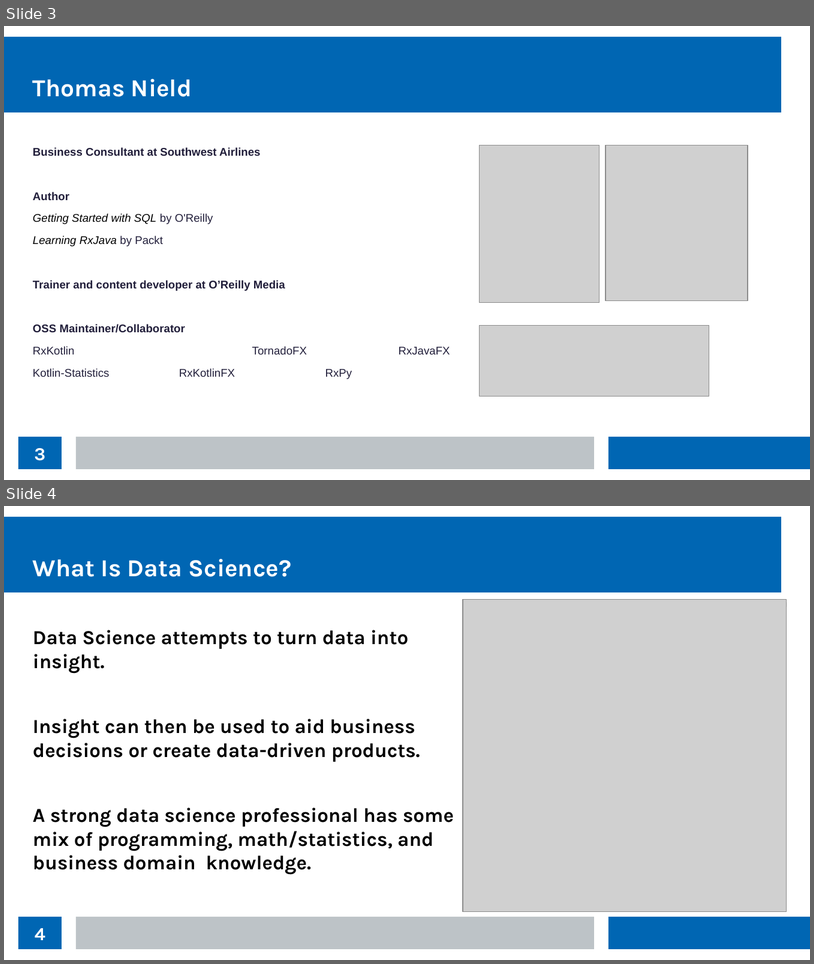
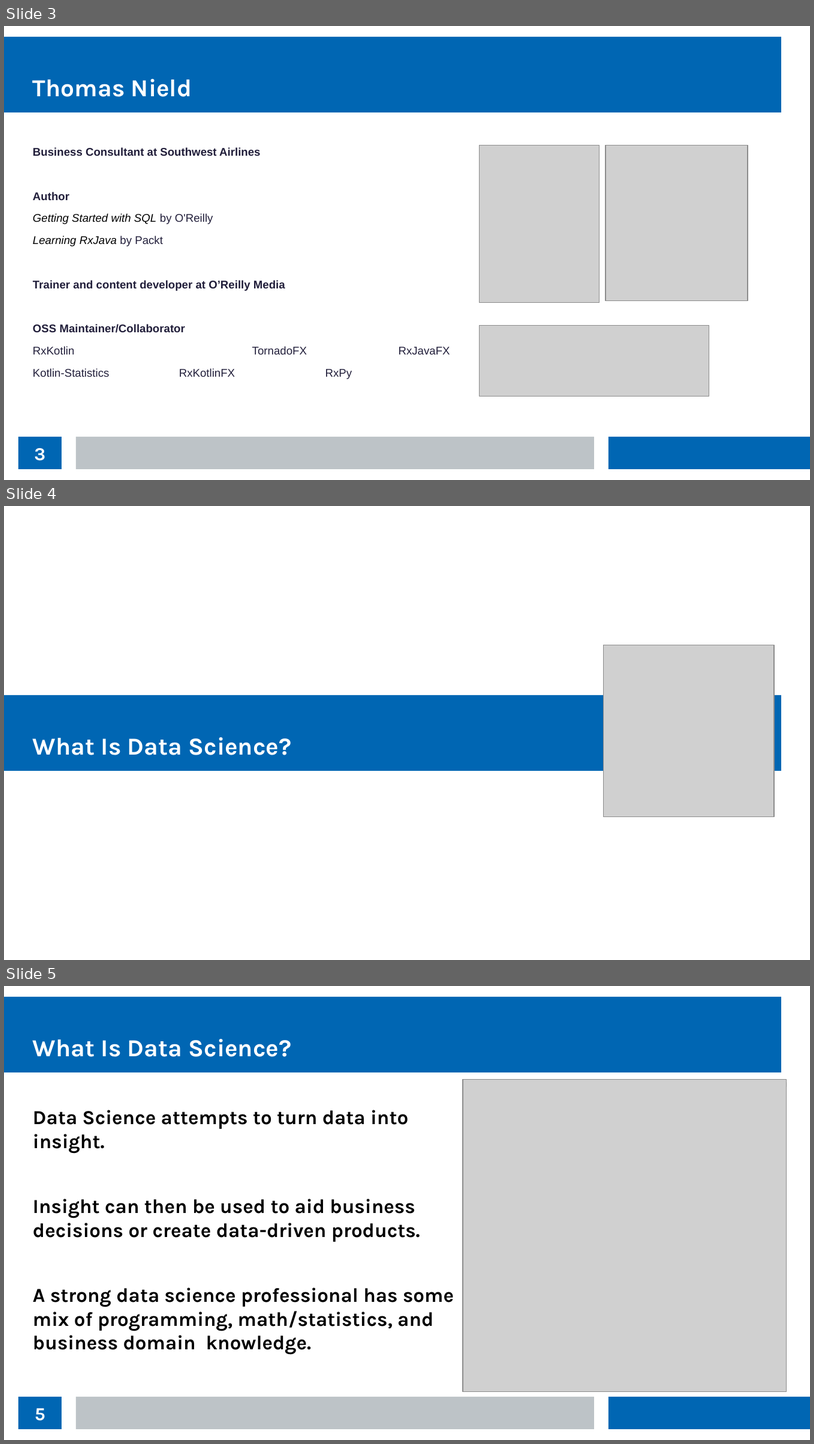
Before and after one commit to thomasnield/kotlin_data_science_talk_ChicagoJUG, a slide deck: kotlin_data_science_talk_chijug_slides.odp. Shown one above the other, each under a label of ours: slides 3 and 4 before the commit, slides 3, 4 and 5 after it. The pictures are 814x964 and 814x1444 pixels, drawn with LibreOffice and Linux fonts; fonts in the diff are those of the drawing; grey boxes stand for pictures. Boxes give left, top, right and bottom in pixels: in the first picture for what was removed or moved away, otherwise in the second. Text is boxed around its words. In the diff, an @@ line names an element or a change of style, - is before the commit and + after.

```diff
--- a/kotlin_data_science_talk_chijug_slides.odp
+++ b/kotlin_data_science_talk_chijug_slides.odp
@@ slide 4 added at box(4, 506, 810, 960), background #FFFFFF @@
@@ picture added at box(604, 645, 774, 816) @@
@@ rectangle added at box(4, 695, 782, 770), fill #0066B3 @@
@@ title added at box(33, 737, 292, 755), 24 pt, text #FFFFFF, bold @@
+What Is Data Science?
@@ what was slide 4 is now slide 5 @@
@@ page number at box(35, 1408, 45, 1420): text changed @@
-4
+5
```
Also in this commit, not shown: 9 other slides added.
